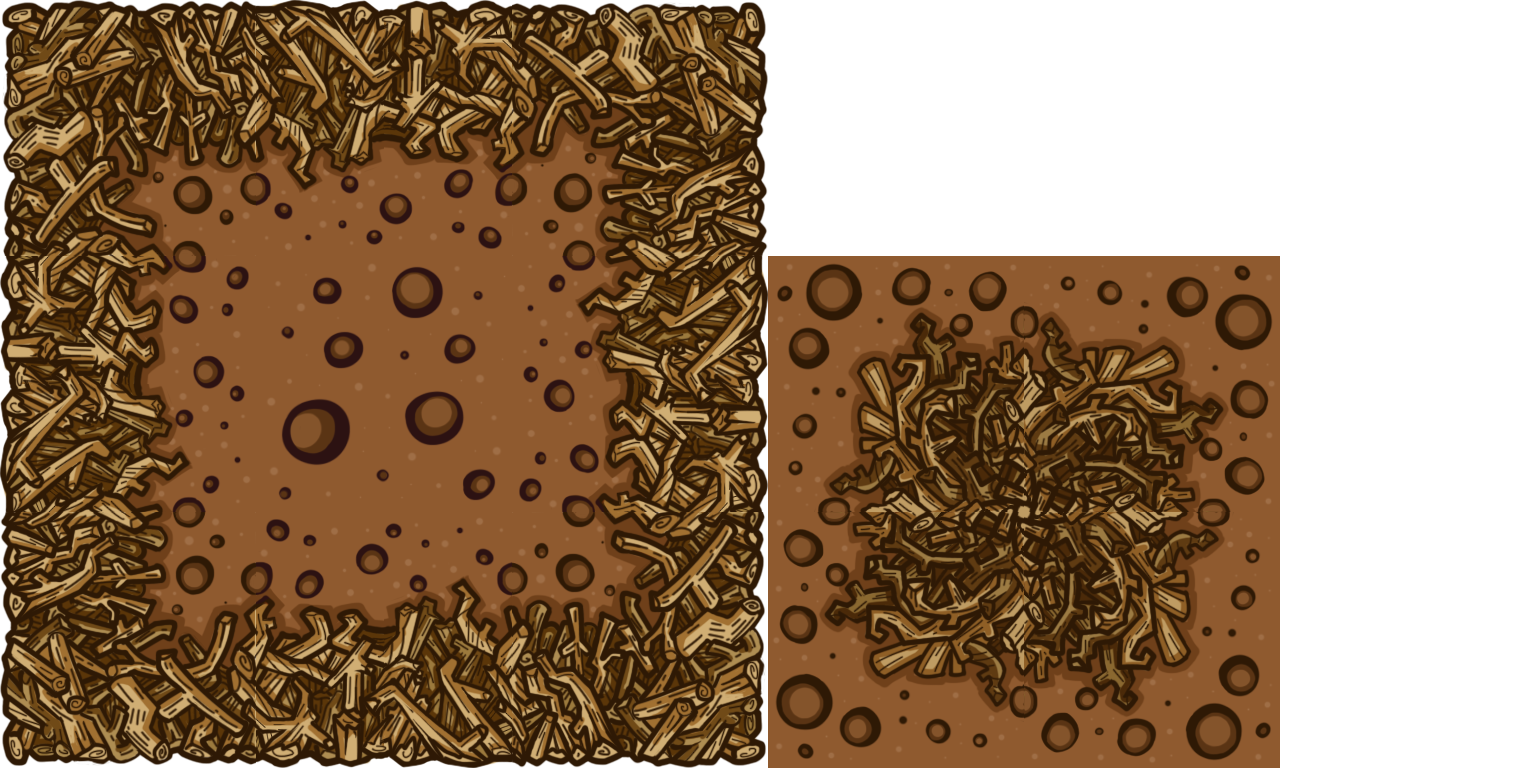
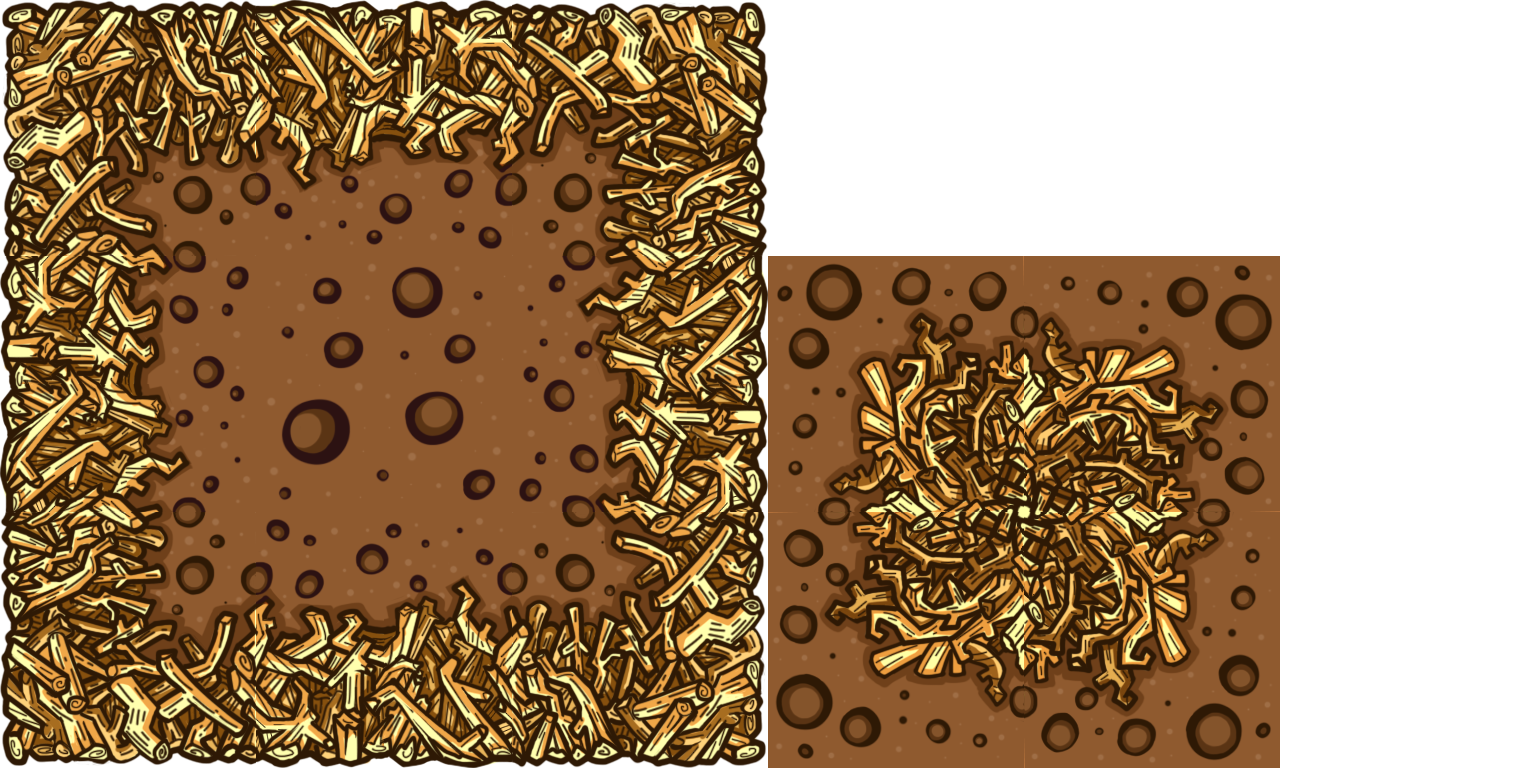
Revision of a layered 1536px x 768px image; what changed, layer by layer:
removed group "inner copie 3" (5 layers) over left=768, top=512, right=1024, bottom=703
removed layer "inking" (2nd of 13, in "inner copie 3") from group "inner copie 3" over left=775, top=512, right=1024, bottom=703
renamed "side" to "inner copie 3", blend pass through → normal, moved it above "inner copie 2" over left=254, top=2, right=1024, bottom=766
renamed "Niveaux 1" to "inking", painted on it, unmasked it over left=775, top=512, right=1024, bottom=703
painted on "shadow_light" (2nd of 13, in "inner copie 3") over left=256, top=121, right=1024, bottom=745
moved "color" (2nd of 13, in "inner copie 3") into group "inner copie 3" over left=768, top=512, right=1024, bottom=703
"inner copie 2": blend pass through → normal over left=1024, top=512, right=1215, bottom=768
"inner copie": blend pass through → normal over left=1024, top=321, right=1280, bottom=512
"inner": blend pass through → normal over left=833, top=256, right=1024, bottom=512
"side copie 3": blend pass through → normal over left=585, top=254, right=766, bottom=512
"side copie 2": blend pass through → normal over left=2, top=256, right=183, bottom=514
"side copie 4": blend pass through → normal over left=256, top=585, right=514, bottom=766
added group "side" with 5 layers above "corner copie 3" over left=254, top=2, right=512, bottom=183
moved "shadow_light" (9th of 13, in "side") into group "side", painted on it over left=256, top=121, right=1024, bottom=745
"corner copie 3": blend pass through → normal over left=6, top=511, right=258, bottom=761
"corner copie 2": blend pass through → normal over left=511, top=512, right=762, bottom=762
"corner copie": blend pass through → normal over left=510, top=7, right=762, bottom=257
"corner": blend pass through → normal over left=6, top=6, right=257, bottom=256
…and 5 more changes (1 added, 1 blend, 1 mask, 1 painted, 1 renamed, 4 stack)
